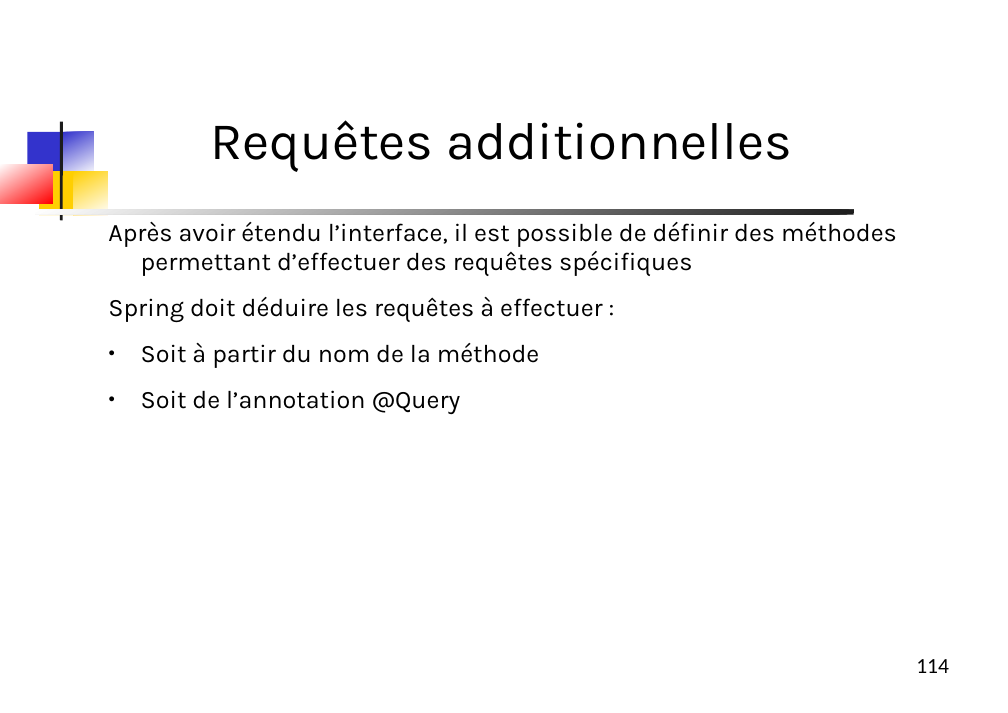
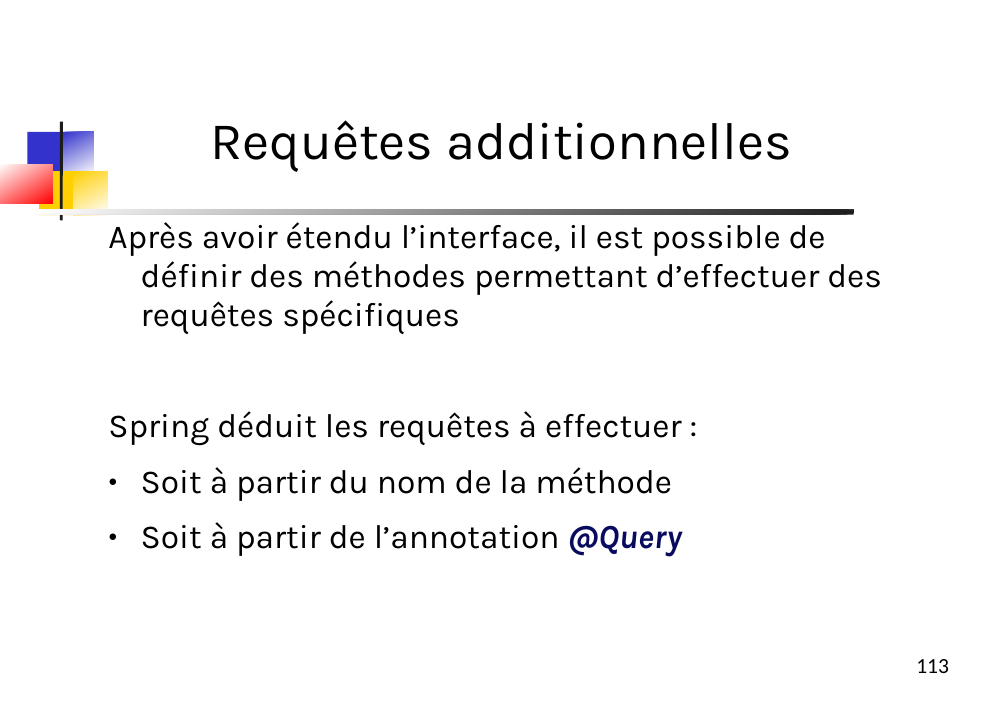
Before and after one commit to dthibau/springessentials-light, a slide deck: slide 113 of SpringEssentials.odp (slide 114 before the commit). Drawn at 1008x713 pixels with LibreOffice and Linux fonts; fonts in the diff are those of the drawing. Boxes give left, top, right and bottom in pixels: in the first picture for what was removed or moved away, otherwise in the second. Text is boxed around its words. In the diff, an @@ line names an element or a change of style, - is before the commit and + after.

```diff
--- a/SpringEssentials.odp
+++ b/SpringEssentials.odp
@@ text at <box>108,222,882,501</box>: size 21 to 28 pt in "Après avoir étendu l’interface, il est possible ...", "Soit à partir du nom de la ..." @@
@@ text at <box>108,411,682,446</box>: text changed; size 21 to 28 pt @@
-Spring doit déduire les requêtes à effectuer :
+Spring déduit les requêtes à effectuer :
@@ text at <box>141,522,681,557</box>: text changed; size 21 to 28 pt @@
-● Soit de l’annotation @Query
+● Soit à partir de l’annotation @Query
@@ page number at <box>916,659,949,673</box>: text changed @@
-114
+113
```
Also in this commit, not shown: 43 other slides changed, 2 slides added, 1 slide removed, 1 other file.
